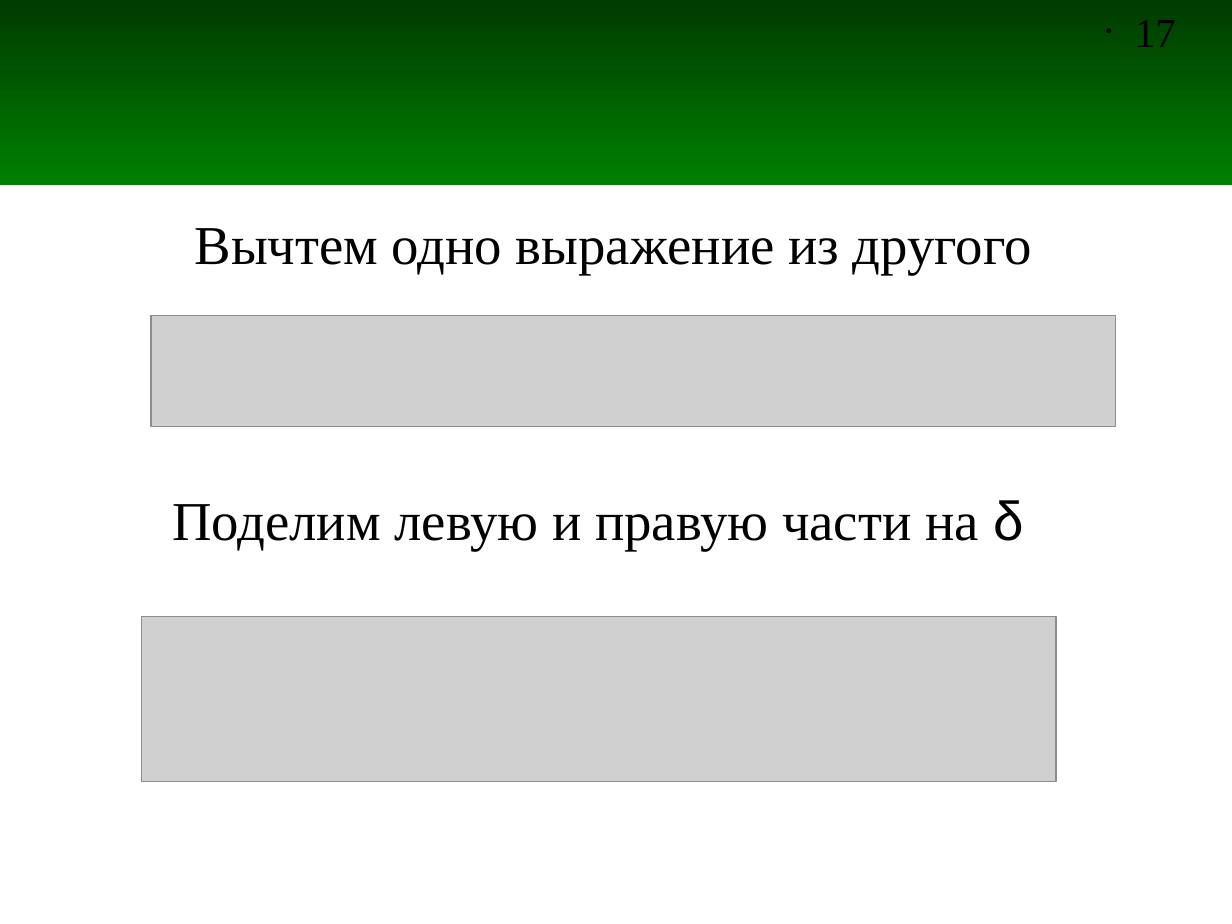
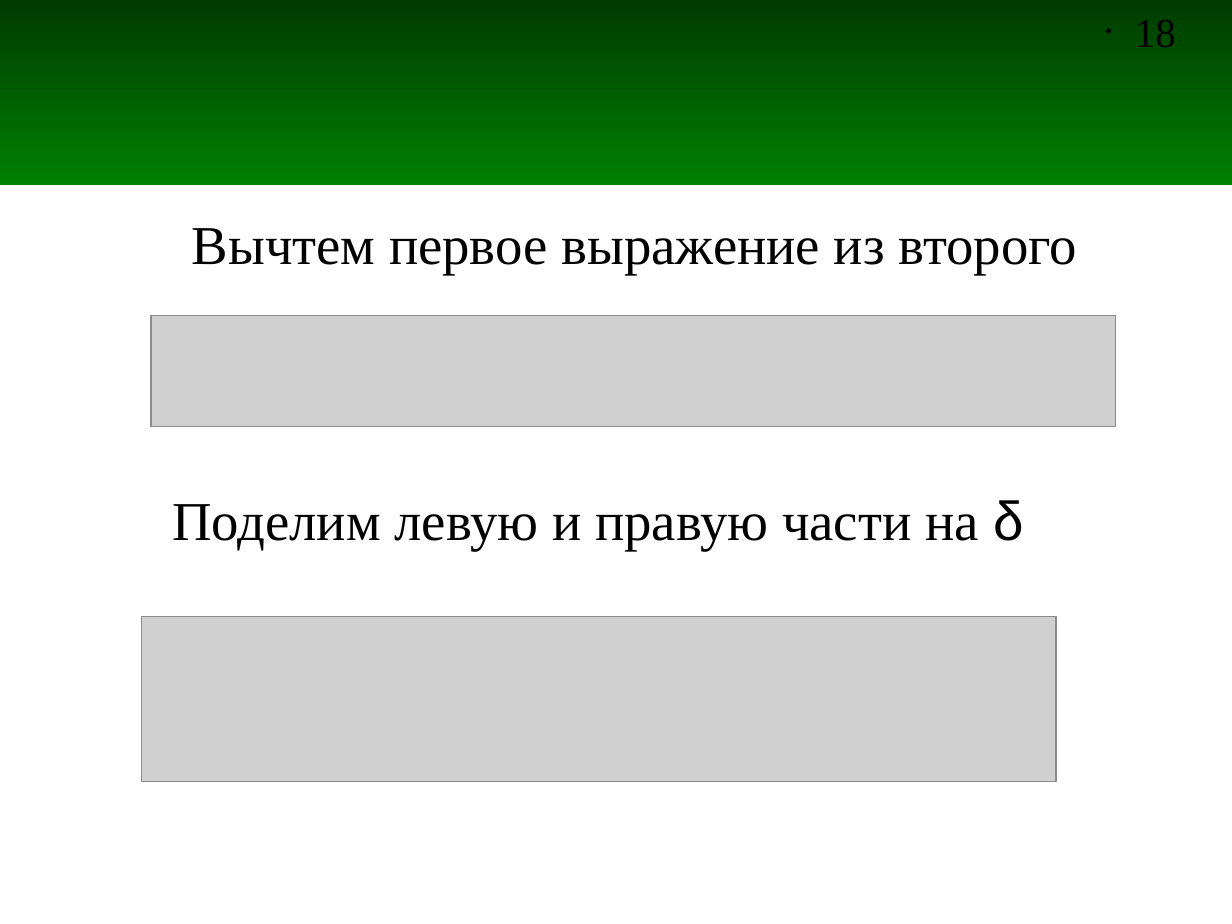
Before and after one commit to andris0147sv/modelling, a slide deck: slide 18 of presentations/2. FDTD.odp (slide 17 before the commit). Drawn at 1232x924 pixels with LibreOffice and Linux fonts; fonts in the diff are those of the drawing; grey boxes stand for pictures. Boxes give left, top, right and bottom in pixels: in the first picture for what was removed or moved away, otherwise in the second. Text is boxed around its words. In the diff, an @@ line names an element or a change of style, - is before the commit and + after.

```diff
--- a/presentations/2. FDTD.odp
+++ b/presentations/2. FDTD.odp
@@ page number at <box>1135,20,1176,47</box>: text changed @@
-• 17
+• 18
@@ text at <box>192,228,1077,275</box>: text changed @@
-Вычтем одно выражение из другого
+Вычтем первое выражение из второго
```
Also in this commit, not shown: 8 other slides changed, 3 slides added, 1 slide removed, 3 other files.
